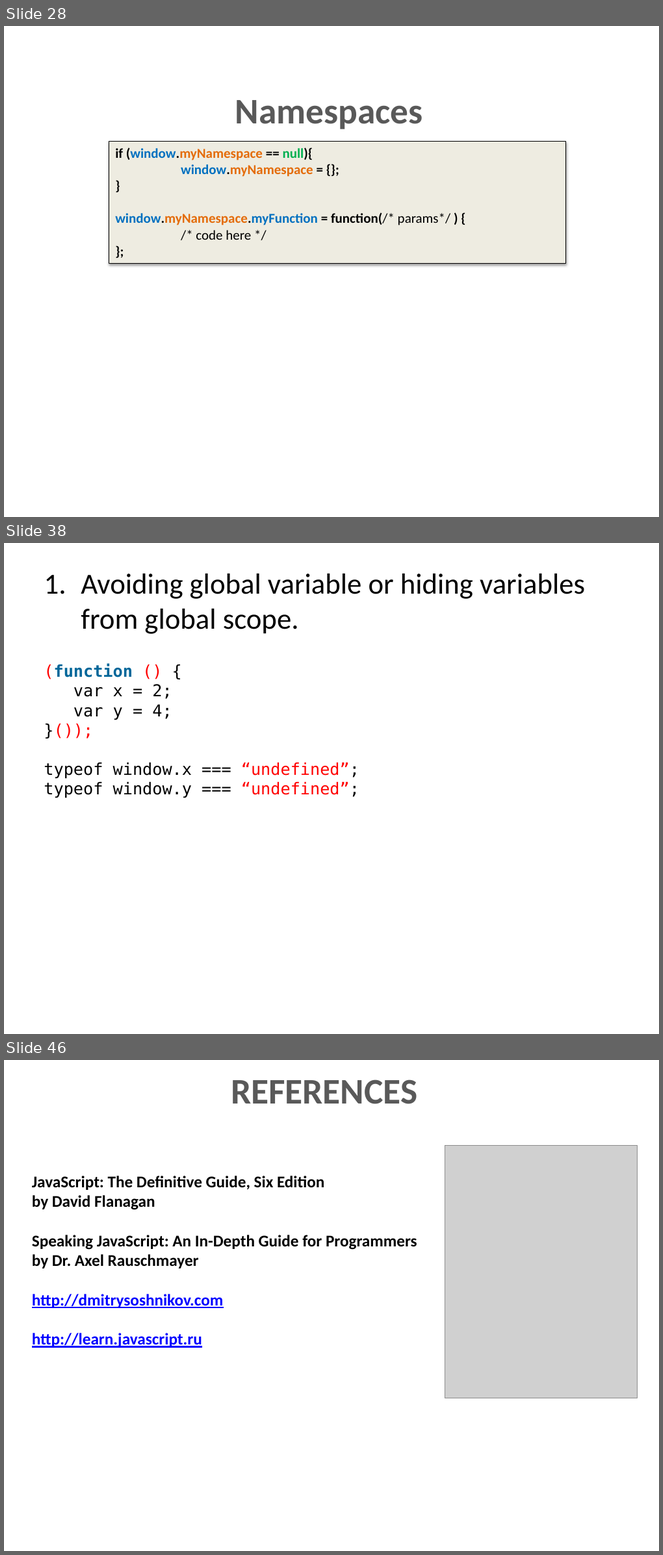
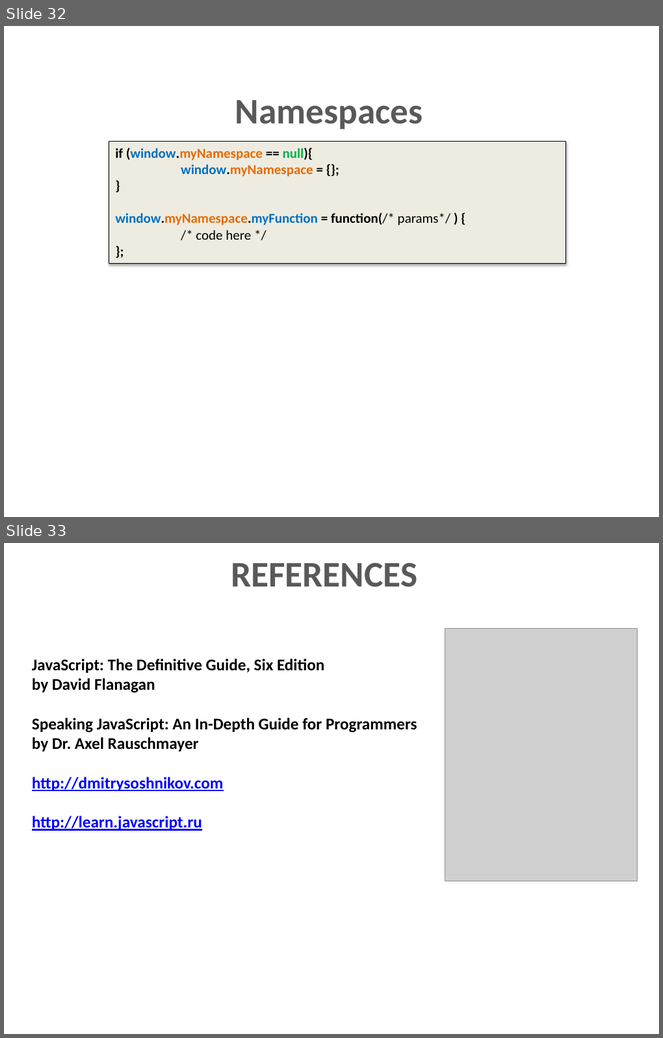
Before and after one commit to dzmitry-varabei/front-end-course, a slide deck: lecture-3-recap-scope/scope.pptx. Shown one above the other, each under a label of ours: slides 28, 38 and 46 before the commit, slides 32 and 33 after it; the slides between them are not shown. The pictures are 663x1555 and 663x1038 pixels, drawn with LibreOffice and Linux fonts; fonts in the diff are those of the drawing; grey boxes stand for pictures. Boxes give left, top, right and bottom in pixels: in the first picture for what was removed or moved away, otherwise in the second. Text is boxed around its words. In the diff, an @@ line names an element or a change of style, - is before the commit and + after.

```diff
--- a/lecture-3-recap-scope/scope.pptx
+++ b/lecture-3-recap-scope/scope.pptx
@@ slide 38 removed at (4, 543, 659, 1034), background #FFFFFF @@
@@ text removed at (81, 574, 585, 634) @@
-1. Avoiding global variable or hiding variables from global scope.
@@ text removed at (44, 663, 360, 798) @@
-(function () {
-var x = 2;
-var y = 4;
-}());
-typeof window.x === “undefined”;
-typeof window.y === “undefined”;
@@ what was slide 28 is now slide 32 @@
@@ what was slide 46 is now slide 33 @@
```
Also in this commit, not shown: 4 slides added, 16 other slides removed, 2 other files.
